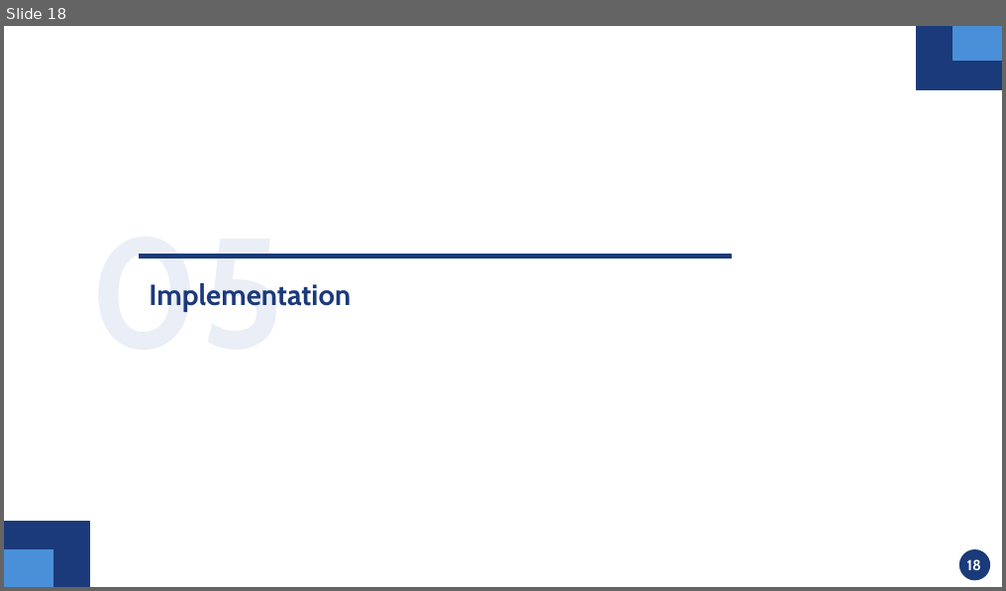
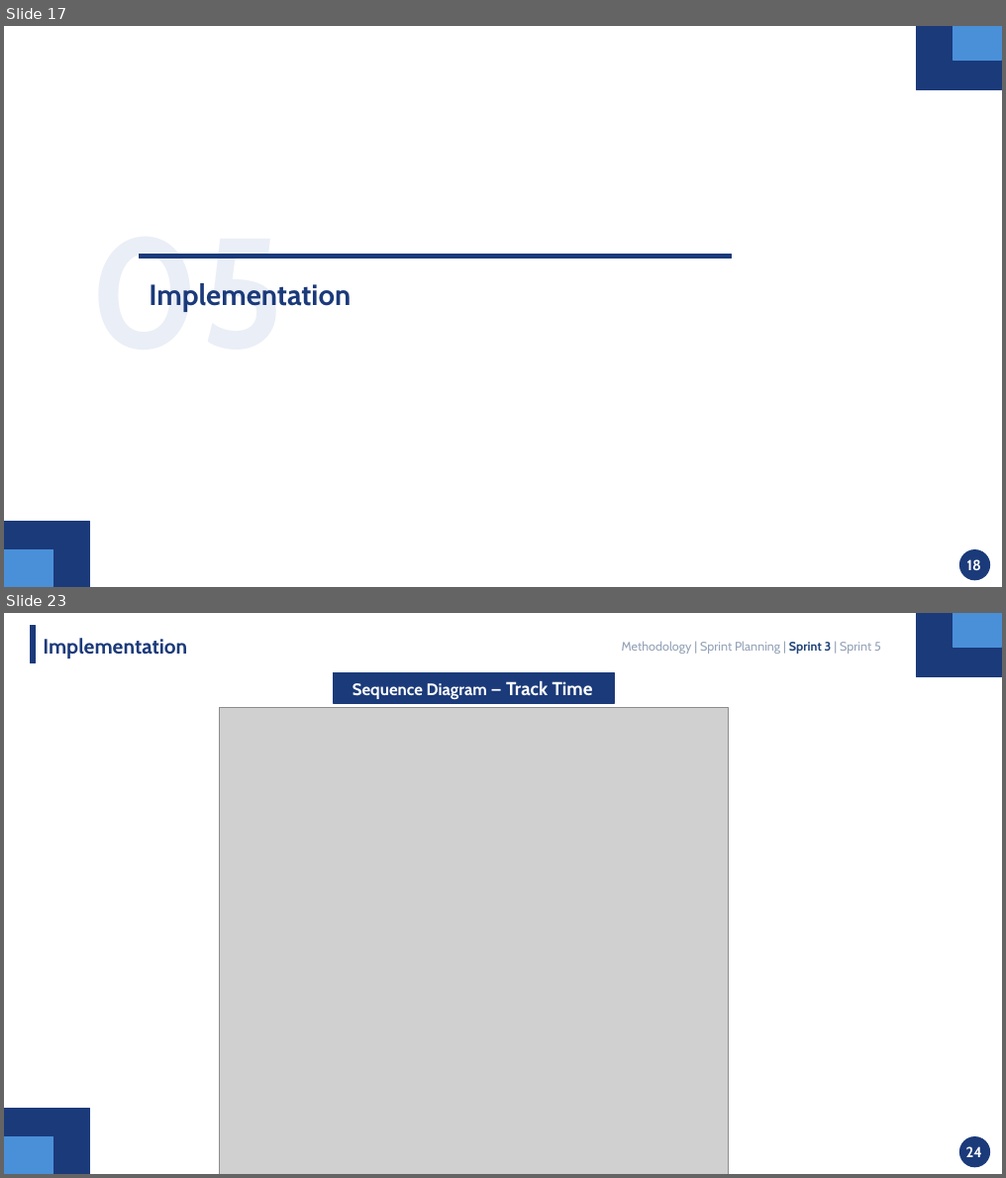
Before and after one commit to mahdi000666/DesignFlow, a slide deck: docs/Presentation.pptx. Shown one above the other, each under a label of ours: slide 18 before the commit, slides 17 and 23 after it; the slides between them are not shown. The pictures are 1006x591 and 1006x1178 pixels, drawn with LibreOffice and Linux fonts; fonts in the diff are those of the drawing; grey boxes stand for pictures. Boxes give left, top, right and bottom in pixels: in the first picture for what was removed or moved away, otherwise in the second. Text is boxed around its words. In the diff, an @@ line names an element or a change of style, - is before the commit and + after.

```diff
--- a/docs/Presentation.pptx
+++ b/docs/Presentation.pptx
@@ slide 23 added at box(4, 613, 1002, 1174), background #FFFFFF @@
@@ rectangle added at box(30, 626, 36, 663), fill #1B3A7A, outline #1B3A7A 1 pt @@
@@ text added at box(43, 638, 187, 659), 20 pt, text #1B3A7A, bold @@
+Implementation
@@ text added at box(622, 641, 881, 654), 12 pt, text #94A3B8 @@
+Methodology | Sprint Planning | Sprint 3 | Sprint 5
@@ rectangle added at box(916, 613, 1002, 676), fill #1B3A7A, outline #1B3A7A 1 pt @@
@@ rectangle added at box(953, 613, 1002, 647), fill #4A90D9, outline #4A90D9 1 pt @@
@@ rectangle added at box(334, 672, 614, 703), fill #1B3A7A, outline #1B3A7A 1 pt @@
@@ text added at box(352, 681, 593, 699), 16 pt, text #FFFFFF, bold @@
+  Sequence Diagram — Track Time
@@ picture added at box(220, 707, 729, 1174) @@
@@ rectangle added at box(4, 1109, 90, 1174), fill #1B3A7A, outline #1B3A7A 1 pt @@
@@ rectangle added at box(4, 1138, 53, 1174), fill #4A90D9, outline #4A90D9 1 pt @@
@@ ellipse added at box(960, 1138, 990, 1167), fill #1B3A7A, outline #1B3A7A 1 pt @@
@@ text added at box(966, 1147, 982, 1157), 14 pt, text #FFFFFF, bold @@
+24
@@ what was slide 18 is now slide 17 @@
```
Also in this commit, not shown: 8 slides changed, 13 other slides added, 1 slide removed.
